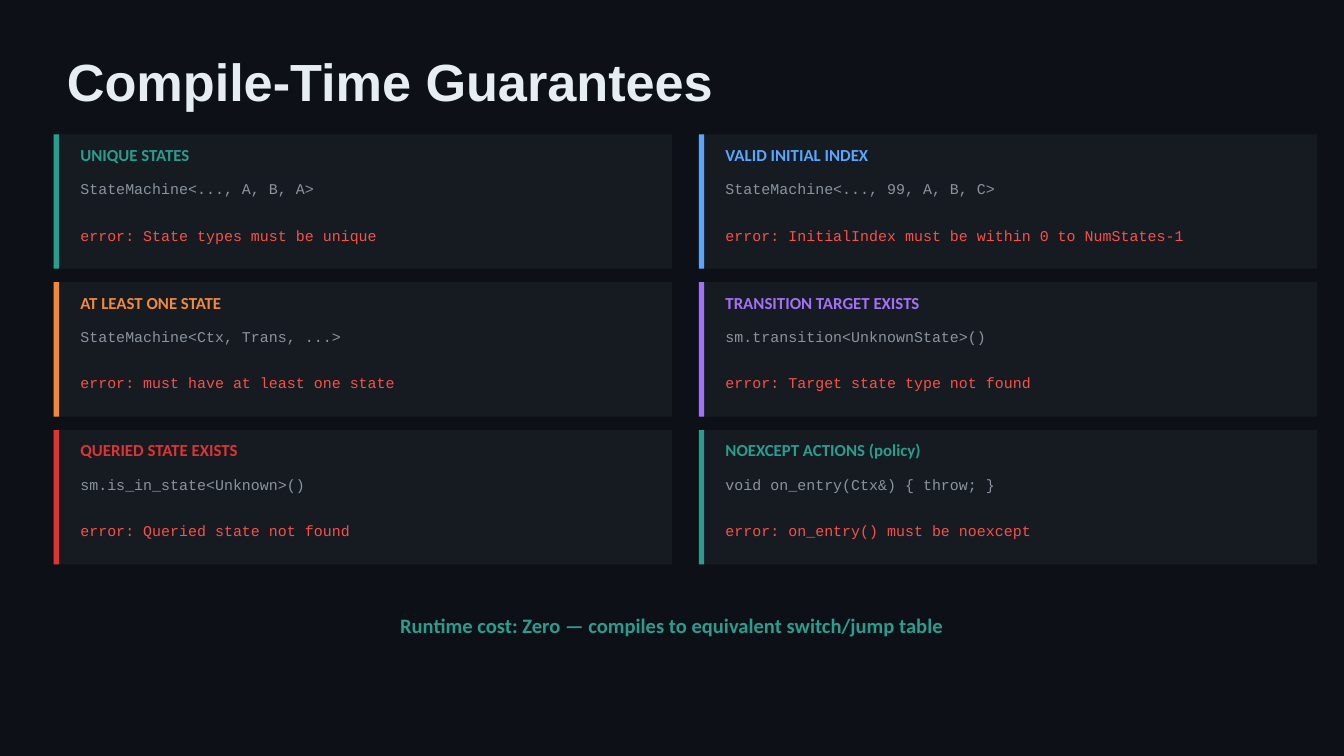
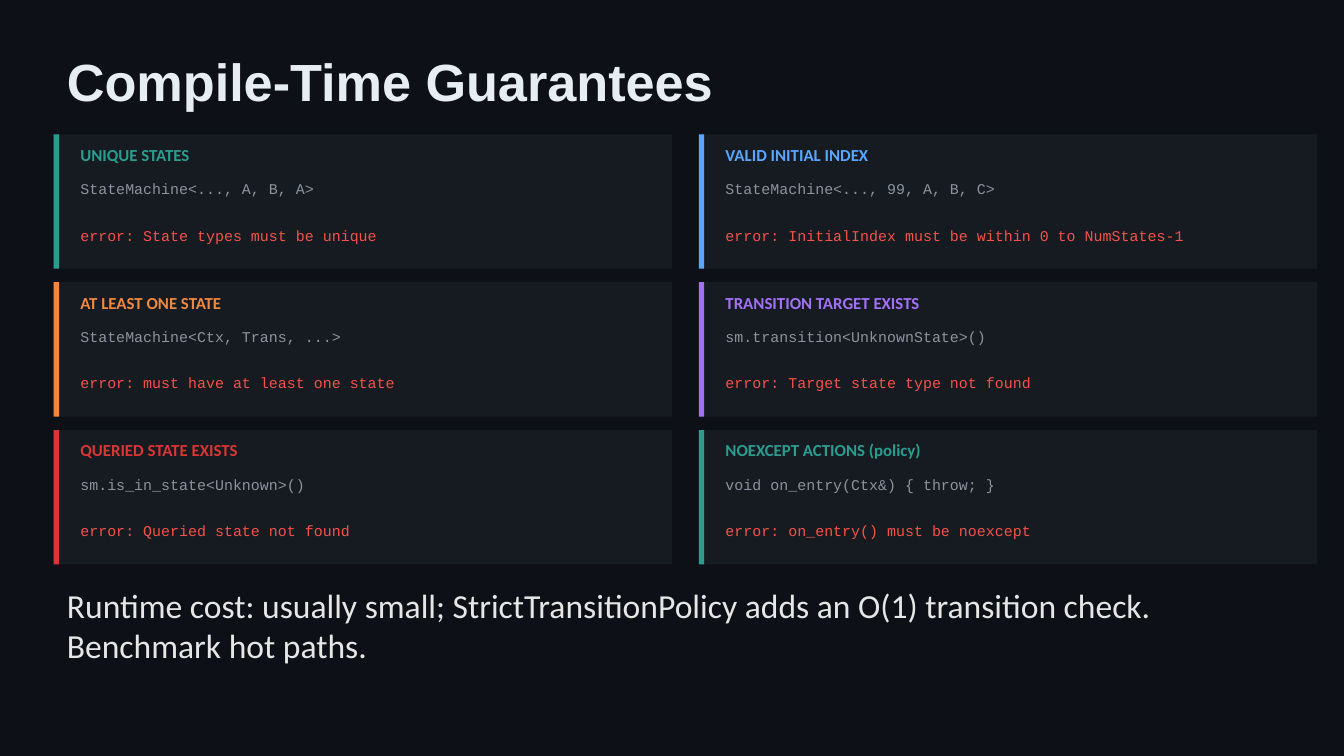
Before and after one commit to schroedermatthew/FatP, a slide deck: slide 6 of Teaching/Compile Time Errrors/problem_session_3_state_machine.pptx. Drawn at 1344x756 pixels with LibreOffice and Linux fonts; fonts in the diff are those of the drawing. Boxes give left, top, right and bottom in pixels: in the first picture for what was removed or moved away, otherwise in the second. Text is boxed around its words. In the diff, an @@ line names an element or a change of style, - is before the commit and + after.

Commit message:
Updated lessons on compile time errors. Added tensor flow wrapper

```diff
--- a/Teaching/Compile Time Errrors/problem_session_3_state_machine.pptx
+++ b/Teaching/Compile Time Errrors/problem_session_3_state_machine.pptx
@@ text at bbox=[67, 593, 1150, 664]: text changed; size 11 to 18 pt; text colour #2A9D8F to #E7E6E6; bold off @@
-Runtime cost: Zero — compiles to equivalent switch/jump table
+Runtime cost: usually small; StrictTransitionPolicy adds an O(1) transition check. Benchmark hot paths.
```
Also in this commit, not shown: 2 other slides changed, 48 other files.
